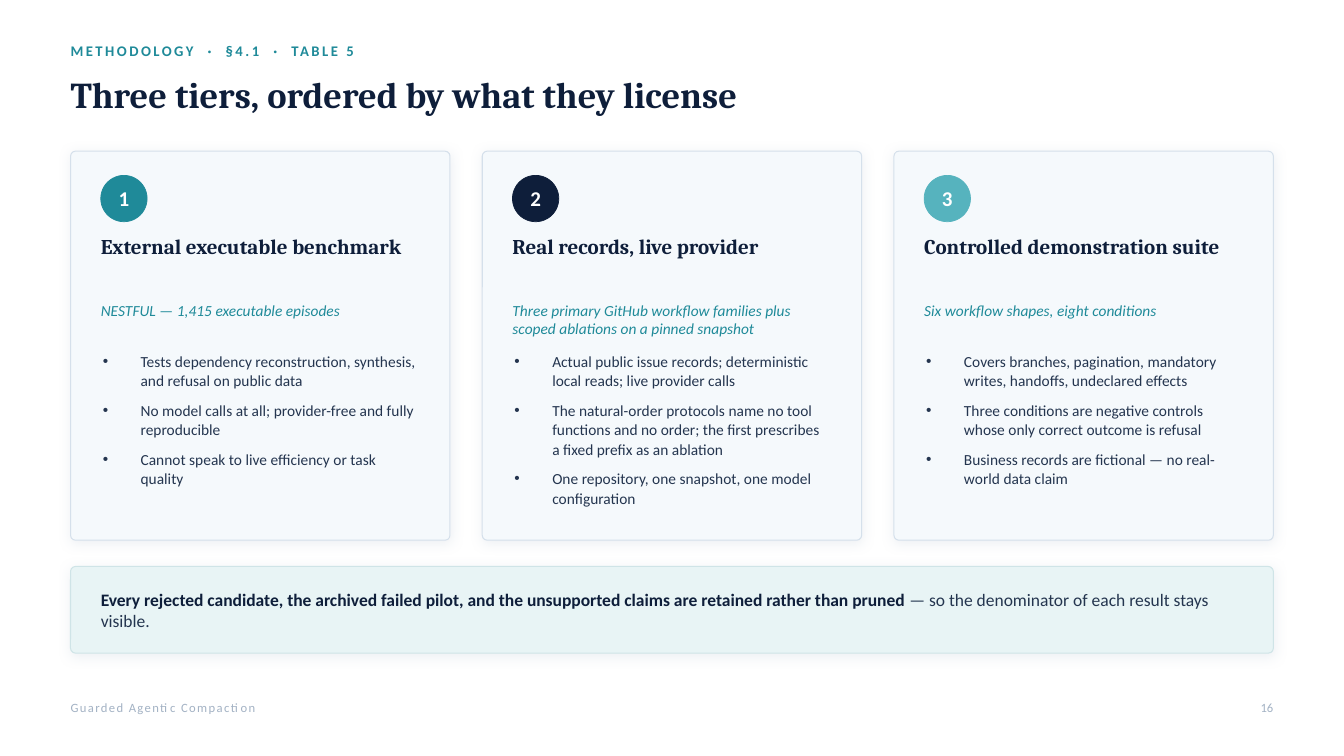
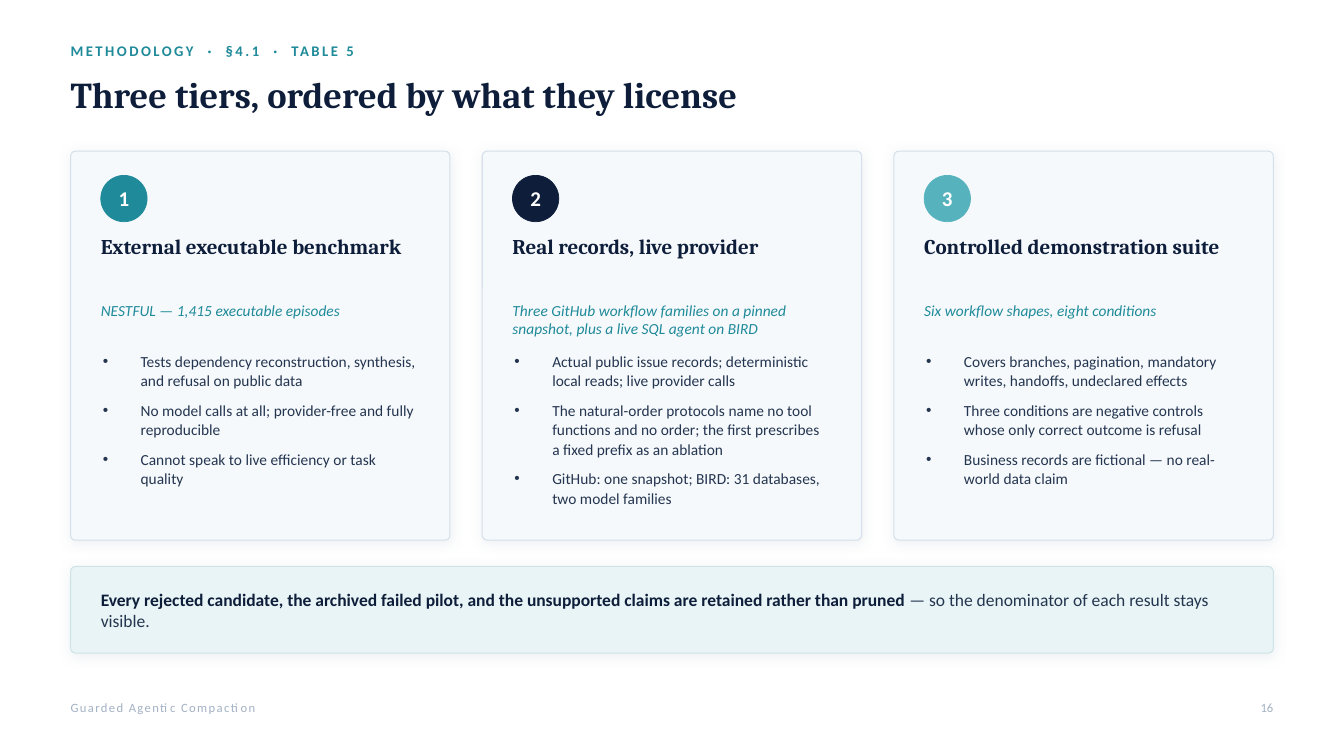
Before and after one commit to rrahimi-uci/guarded-agentic-compaction, a slide deck: slide 16 of paper/slides/compiling-recurrent-agent-workflows-into-guarded-programs-detailed.pptx. Drawn at 1344x756 pixels with LibreOffice and Linux fonts; fonts in the diff are those of the drawing. Boxes give left, top, right and bottom in pixels: in the first picture for what was removed or moved away, otherwise in the second. Text is boxed around its words. In the diff, an @@ line names an element or a change of style, - is before the commit and + after.

```diff
--- a/paper/slides/compiling-recurrent-agent-workflows-into-guarded-programs-detailed.pptx
+++ b/paper/slides/compiling-recurrent-agent-workflows-into-guarded-programs-detailed.pptx
@@ text at [512, 305, 786, 337]: text changed @@
-Three primary GitHub workflow families plus scoped ablations on a pinned snapshot
+Three GitHub workflow families on a pinned snapshot, plus a live SQL agent on BIRD
@@ text at [552, 473, 820, 504]: text changed @@
-• One repository, one snapshot, one model configuration
+• GitHub: one snapshot; BIRD: 31 databases, two model families
```
Also in this commit, not shown: 9 other slides changed, 3 slides added, 8 other files.
